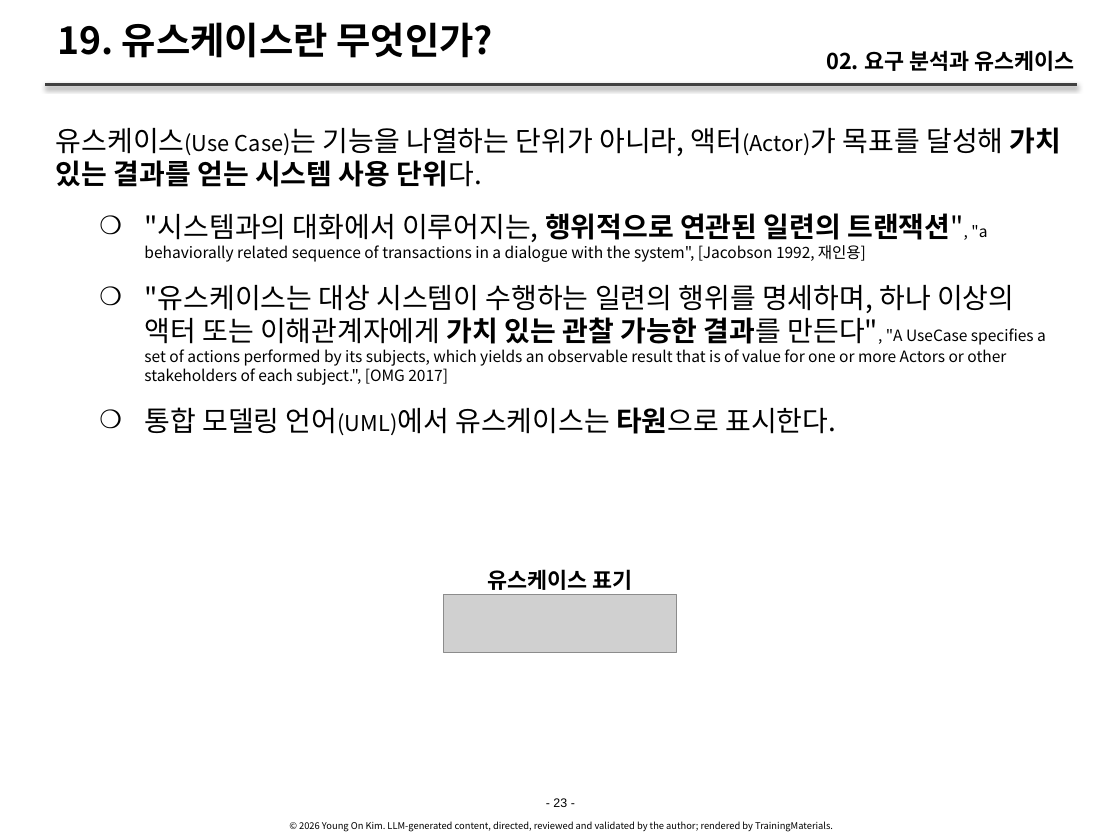
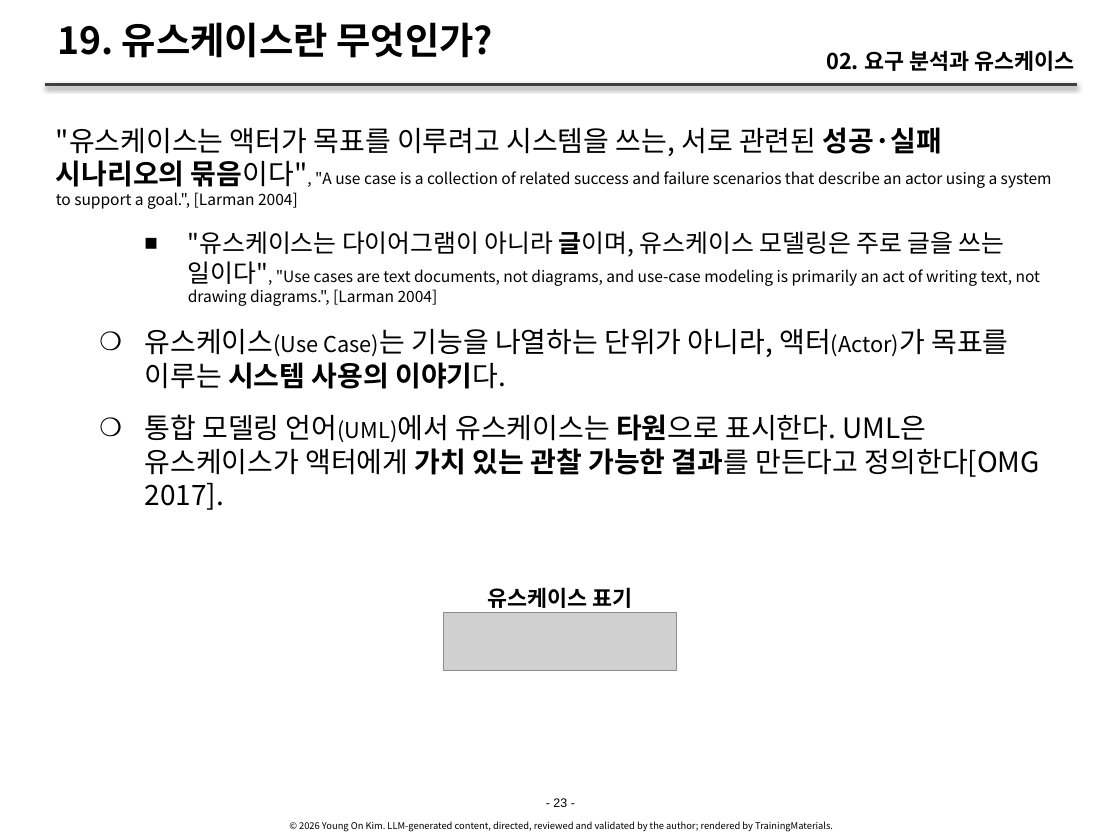
Before and after one commit to YoungSan77/TrainingMaterials, a slide deck: slide 23 of courses/ooad/sessions/s02.pptx. Drawn at 1120x840 pixels with LibreOffice and Linux fonts; fonts in the diff are those of the drawing; grey boxes stand for pictures. Boxes give left, top, right and bottom in pixels: in the first picture for what was removed or moved away, otherwise in the second. Text is boxed around its words. In the diff, an @@ line names an element or a change of style, - is before the commit and + after.

```diff
--- a/courses/ooad/sessions/s02.pptx
+++ b/courses/ooad/sessions/s02.pptx
@@ text at bbox=[56, 127, 1052, 477]: text changed @@
-유스케이스(Use Case)는 기능을 나열하는 단위가 아니라, 액터(Actor)가 목표를 달성해 가치 있는 결과를 얻는 시스템 사용 단위다.
-    ❍ "시스템과의 대화에서 이루어지는, 행위적으로 연관된 일련의 트랜잭션", "a behaviorally related sequence of transactions in a dialogue with the system", [Jacobson 1992, 재인용]
-    ❍ "유스케이스는 대상 시스템이 수행하는 일련의 행위를 명세하며, 하나 이상의 액터 또는 이해관계자에게 가치 있는 관찰 가능한 결과를 만든다", "A UseCase specifies a set of actions performed by its subjects, which yields an observable result that is of value for one or more Actors or other stakeholders of each subject.", [OMG 2017]
-    ❍ 통합 모델링 언어(UML)에서 유스케이스는 타원으로 표시한다.
+"유스케이스는 액터가 목표를 이루려고 시스템을 쓰는, 서로 관련된 성공·실패 시나리오의 묶음이다", "A use case is a collection of related success and failure scenarios that describe an actor using a system to support a goal.", [Larman 2004]
+      ■ "유스케이스는 다이어그램이 아니라 글이며, 유스케이스 모델링은 주로 글을 쓰는 일이다", "Use cases are text documents, not diagrams, and use-case modeling is primarily an act of writing text, not drawing diagrams.", [Larman 2004]
+    ❍ 유스케이스(Use Case)는 기능을 나열하는 단위가 아니라, 액터(Actor)가 목표를 이루는 시스템 사용의 이야기다.
+    ❍ 통합 모델링 언어(UML)에서 유스케이스는 타원으로 표시한다. UML은 유스케이스가 액터에게 가치 있는 관찰 가능한 결과를 만든다고 정의한다[OMG 2017].
@@ text "유스케이스 표기": place and size @@
-text "유스케이스 표기" at bbox=[487, 569, 632, 590]
+text "유스케이스 표기" at bbox=[487, 587, 632, 608]
@@ picture: place and size @@
-picture at bbox=[444, 595, 676, 653]
+picture at bbox=[444, 613, 676, 671]
```
Also in this commit, not shown: 64 other slides changed, 5 slides added, 1 slide removed, 37 other files.
